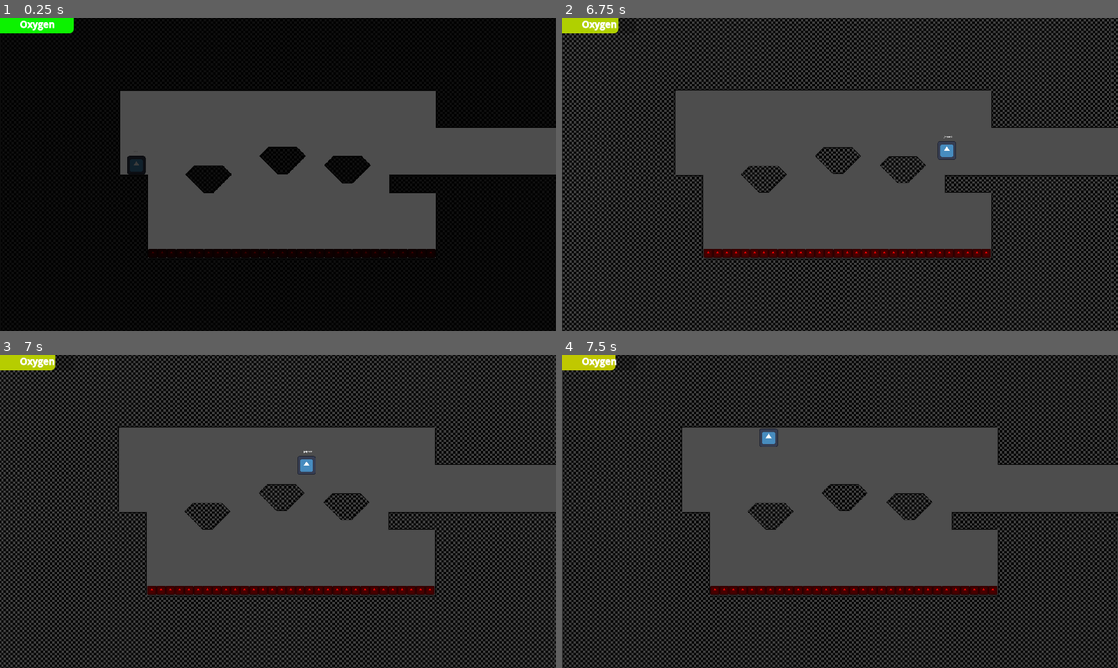
Above: before the commit, frames 1-4 (two rows, left to right).
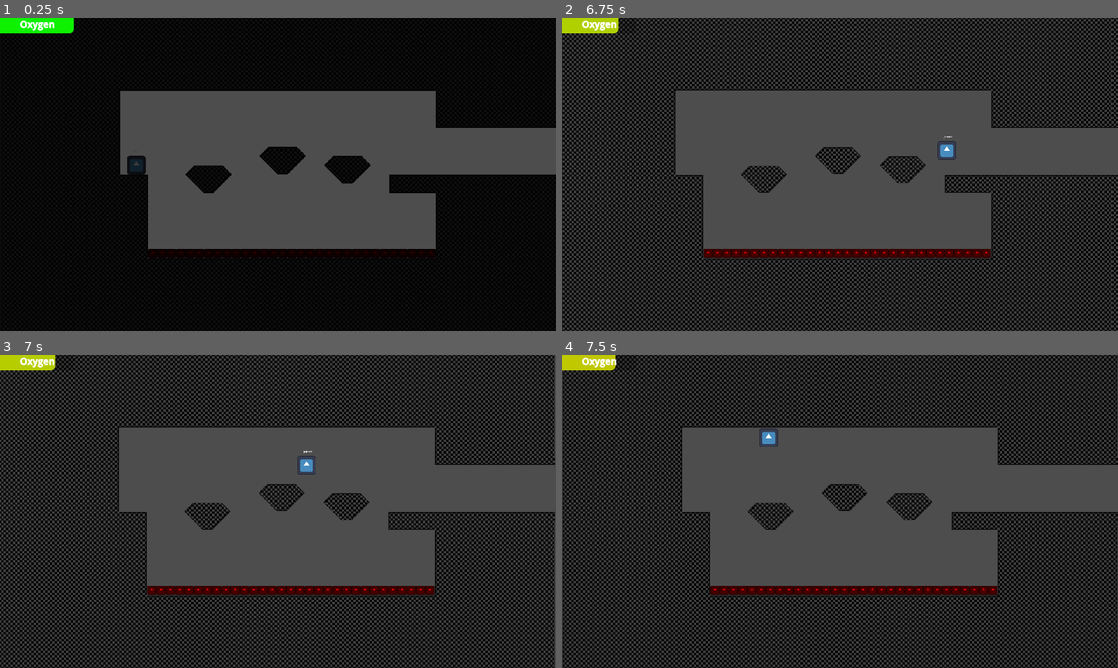
Above: after the commit, the same moments.

Repository: WholeYear12GameDesign/GrandmaGame
Game: Godot game, scene res://Levels/Dome1/dome_1.tscn
The game is run twice, just before and just after one commit, with the same random seed, the same clock (stepped at 60 frames per second) and the same inputs. This scene is started directly instead of the project's main scene. The engine's default icon, where the game draws it, is replaced by a stand-in: a white triangle on a blue panel in a dark square.
Inputs:
- Up to frame 1 (0.25 s): no input
- Up to frame 2 (6.75 s): hold Space (jetpack) 0.53-1.28 s; hold D (right) 0.53-2.03 s; tap W (jump) at 0.77, 1.52, 3.02, 3.77, 4.52, 6.02 s; tap Space (jetpack) every 1.5 s from 1.35 to 5.85 s; hold A (left) 2.03-2.78 s; hold Space (jetpack) 2.03-2.78 s; hold D (right) 2.78-4.28 s; hold Space (jetpack) 3.53-4.28 s; hold A (left) 4.28-5.03 s; hold D (right) 5.03-5.78 s; hold Space (jetpack) 5.03-5.78 s; hold A (left) from 5.78 s (still down); hold Space (jetpack) from 6.53 s (still down)
- Up to frame 3 (7 s): keep holding A (left); keep holding Space (jetpack); tap W (jump) at 6.77 s
- Up to frame 4 (7.5 s): release A (left) at 7.28 s; release Space (jetpack) at 7.28 s; hold D (right) from 7.28 s (still down); tap Space (jetpack) at 7.35 s

Frames 1-2 are identical in both runs. In frame 3, 0.1% of the frame differs, in the area x 99-100%, y 0-100%; in frame 4, nothing differs.

Commit message:
Fix scene loading

Diff:
--- a/GrandmaBasement/Levels/Dome1/Dome1Screen1.tscn
+++ b/GrandmaBasement/Levels/Dome1/Dome1Screen1.tscn
@@ -16,35 +16,3 @@
 rotation = -3.14159
 next_scene = "res://Levels/Dome1/Dome1Screen2.tscn"
 offset = Vector2(1920, 0)
-
-[connection signal="body_entered" from="TileMap/Spike" to="TileMap/Spike" method="_on_body_entered" flags=18]
-[connection signal="body_entered" from="TileMap/@Area2D@61956" to="TileMap/@Area2D@61956" method="_on_body_entered" flags=18]
-[connection signal="body_entered" from="TileMap/@Area2D@61957" to="TileMap/@Area2D@61957" method="_on_body_entered" flags=18]
-[connection signal="body_entered" from="TileMap/@Area2D@61958" to="TileMap/@Area2D@61958" method="_on_body_entered" flags=18]
-[connection signal="body_entered" from="TileMap/@Area2D@61959" to="TileMap/@Area2D@61959" method="_on_body_entered" flags=18]
-[connection signal="body_entered" from="TileMap/@Area2D@61960" to="TileMap/@Area2D@61960" method="_on_body_entered" flags=18]
-[connection signal="body_entered" from="TileMap/@Area2D@61961" to="TileMap/@Area2D@61961" method="_on_body_entered" flags=18]
-[connection signal="body_entered" from="TileMap/@Area2D@61962" to="TileMap/@Area2D@61962" method="_on_body_entered" flags=18]
-[connection signal="body_entered" from="TileMap/@Area2D@61963" to="TileMap/@Area2D@61963" method="_on_body_entered" flags=18]
-[connection signal="body_entered" from="TileMap/@Area2D@61964" to="TileMap/@Area2D@61964" method="_on_body_entered" flags=18]
-[connection signal="body_entered" from="TileMap/@Area2D@61965" to="TileMap/@Area2D@61965" method="_on_body_entered" flags=18]
-[connection signal="body_entered" from="TileMap/@Area2D@61966" to="TileMap/@Area2D@61966" method="_on_body_entered" flags=18]
-[connection signal="body_entered" from="TileMap/@Area2D@61967" to="TileMap/@Area2D@61967" method="_on_body_entered" flags=18]
-[connection signal="body_entered" from="TileMap/@Area2D@61968" to="TileMap/@Area2D@61968" method="_on_body_entered" flags=18]
-[connection signal="body_entered" from="TileMap/@Area2D@61969" to="TileMap/@Area2D@61969" method="_on_body_entered" flags=18]
-[connection signal="body_entered" from="TileMap/@Area2D@61970" to="TileMap/@Area2D@61970" method="_on_body_entered" flags=18]
-[connection signal="body_entered" from="TileMap/@Area2D@61971" to="TileMap/@Area2D@61971" method="_on_body_entered" flags=18]
-[connection signal="body_entered" from="TileMap/@Area2D@61972" to="TileMap/@Area2D@61972" method="_on_body_entered" flags=18]
-[connection signal="body_entered" from="TileMap/@Area2D@61973" to="TileMap/@Area2D@61973" method="_on_body_entered" flags=18]
-[connection signal="body_entered" from="TileMap/@Area2D@61974" to="TileMap/@Area2D@61974" method="_on_body_entered" flags=18]
-[connection signal="body_entered" from="TileMap/@Area2D@61975" to="TileMap/@Area2D@61975" method="_on_body_entered" flags=18]
-[connection signal="body_entered" from="TileMap/@Area2D@61976" to="TileMap/@Area2D@61976" method="_on_body_entered" flags=18]
-[connection signal="body_entered" from="TileMap/@Area2D@61977" to="TileMap/@Area2D@61977" method="_on_body_entered" flags=18]
-[connection signal="body_entered" from="TileMap/@Area2D@61978" to="TileMap/@Area2D@61978" method="_on_body_entered" flags=18]
-[connection signal="body_entered" from="TileMap/@Area2D@61979" to="TileMap/@Area2D@61979" method="_on_body_entered" flags=18]
-[connection signal="body_entered" from="TileMap/@Area2D@61980" to="TileMap/@Area2D@61980" method="_on_body_entered" flags=18]
-[connection signal="body_entered" from="TileMap/@Area2D@61981" to="TileMap/@Area2D@61981" method="_on_body_entered" flags=18]
-[connection signal="body_entered" from="TileMap/@Area2D@61982" to="TileMap/@Area2D@61982" method="_on_body_entered" flags=18]
-[connection signal="body_entered" from="TileMap/@Area2D@61983" to="TileMap/@Area2D@61983" method="_on_body_entered" flags=18]
-[connection signal="body_entered" from="TileMap/@Area2D@61984" to="TileMap/@Area2D@61984" method="_on_body_entered" flags=18]
-[connection signal="body_entered" from="TileMap/@Area2D@61985" to="TileMap/@Area2D@61985" method="_on_body_entered" flags=18]
--- a/GrandmaBasement/Levels/load_screen.tscn
+++ b/GrandmaBasement/Levels/load_screen.tscn
@@ -20,6 +20,7 @@
 
 [node name="WaitTimer" type="Timer" parent="."]
 wait_time = 0.3
+one_shot = true
 autostart = true
 
 [connection signal="body_entered" from="." to="." method="_on_body_entered"]
